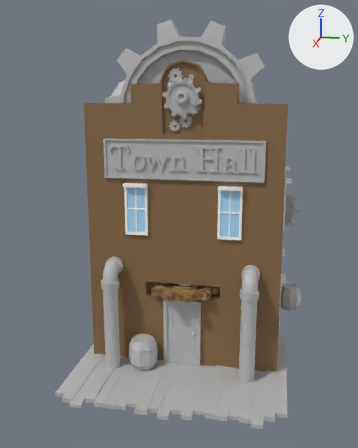
A saved change to the FBX model Maya/TownhallAnimation.fbx.
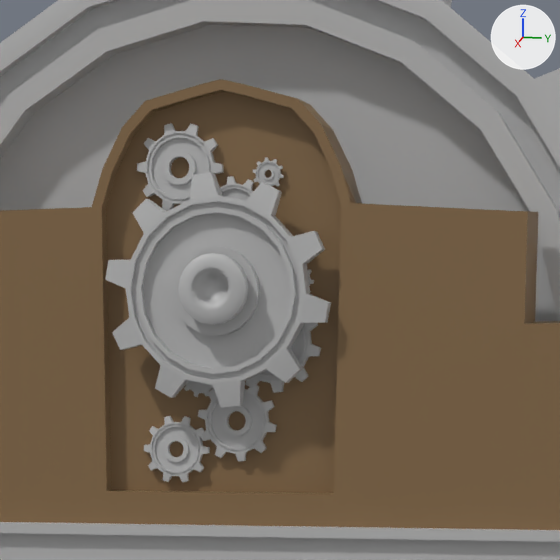
The first picture shows the older version from a camera (50 mm lens) standing at (0.678, 0.119, 0.384) and looking at (-0.053, -0.027, 0.201). The close-ups show both versions on the part from 40% to 68% of the width and 10% to 33% of the height of that picture; other places that the commit changed are outside them. Every picture has the same lights, and +X, +Y and +Z are marked at upper right. Where no turn or scale is listed for an object, it has been applied to the vertices.

Objects in the first close-up: 'pCube1', 'pCube5', 'pCylinder6', 'pPipe1', 'pPipe25', 'pPipe26', 'pPipe27', 'pPipe28', 'pPipe31', 'pPipe35', 'pPipe42'.
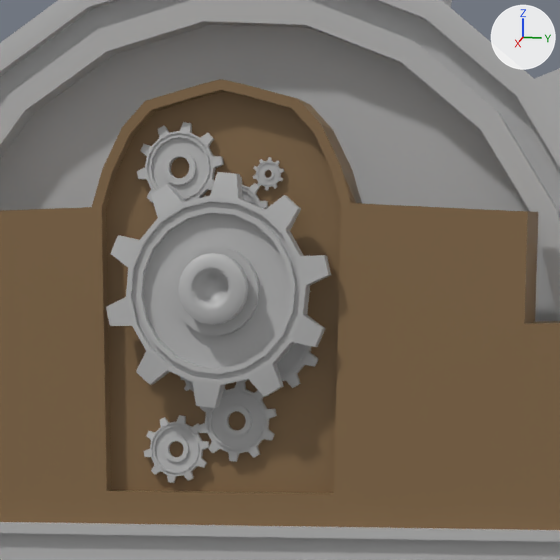
The change, as a list of edits to the scene's bpy script:
```text
Change ob_ppipe25:
    ob_ppipe25.rotation_euler: (-0.00892, 2.8, -1.582) -> (-0.00699, -3.08, -1.569)  # degrees (-0.5, 160, -91) -> degrees (-0.4, -176, -90)
Change ob_ppipe26:
    ob_ppipe26.rotation_euler: (-0.00892, 2.8, -1.582) -> (-0.00699, -3.08, -1.569)  # degrees (-0.5, 160, -91) -> degrees (-0.4, -176, -90)
Change ob_ppipe31:
    ob_ppipe31.rotation_euler: (-0.00668, 2.8, -1.583) -> (-0.00464, -3.08, -1.569)  # degrees (-0.4, 160, -91) -> degrees (-0.3, -176, -90)
Change ob_ppipe27:
    ob_ppipe27.rotation_euler: (0.102, 1.077, -1.507) -> (0.0719, 0.62, -1.546)  # degrees (5.8, 62, -86) -> degrees (4.1, 36, -89)
Change ob_ppipe42:
    ob_ppipe42.rotation_euler: (0.0, 2.8, -1.571) -> (0.0, -3.08, -1.571)  # degrees (0, 160, -90) -> degrees (0, -176, -90)
Change ob_ppipe35:
    ob_ppipe35.rotation_euler: (-0.00668, 2.8, -1.583) -> (-0.00464, -3.08, -1.569)  # degrees (-0.4, 160, -91) -> degrees (-0.3, -176, -90)
Change ob_ppipe28:
    ob_ppipe28.rotation_euler: (0.0938, 1.077, -1.511) -> (0.0652, 0.62, -1.548)  # degrees (5.4, 62, -87) -> degrees (3.7, 36, -89)
```

Location of each change, [x1, y1, x2, y2] in pixels of the close-ups (560 x 560 px):
'pPipe42', turned
    before: [105, 172, 331, 408]
    after: [106, 172, 331, 408]
'pPipe28', turned
    before: [137, 123, 224, 211]
    after: [137, 122, 224, 203]
'pPipe25', turned
    before: [198, 385, 277, 462]
    after: [198, 381, 277, 462]
'pPipe27', turned
    before: [144, 416, 210, 483]
    after: [144, 415, 210, 483]
'pPipe26', turned
    before: [245, 323, 321, 393]
    after: [242, 343, 319, 388]
'pPipe35', turned
    before: [220, 176, 254, 201]
    after: [204, 177, 269, 209]
'pPipe31', turned
    before: [253, 157, 284, 186]
    after: [253, 157, 284, 190]
